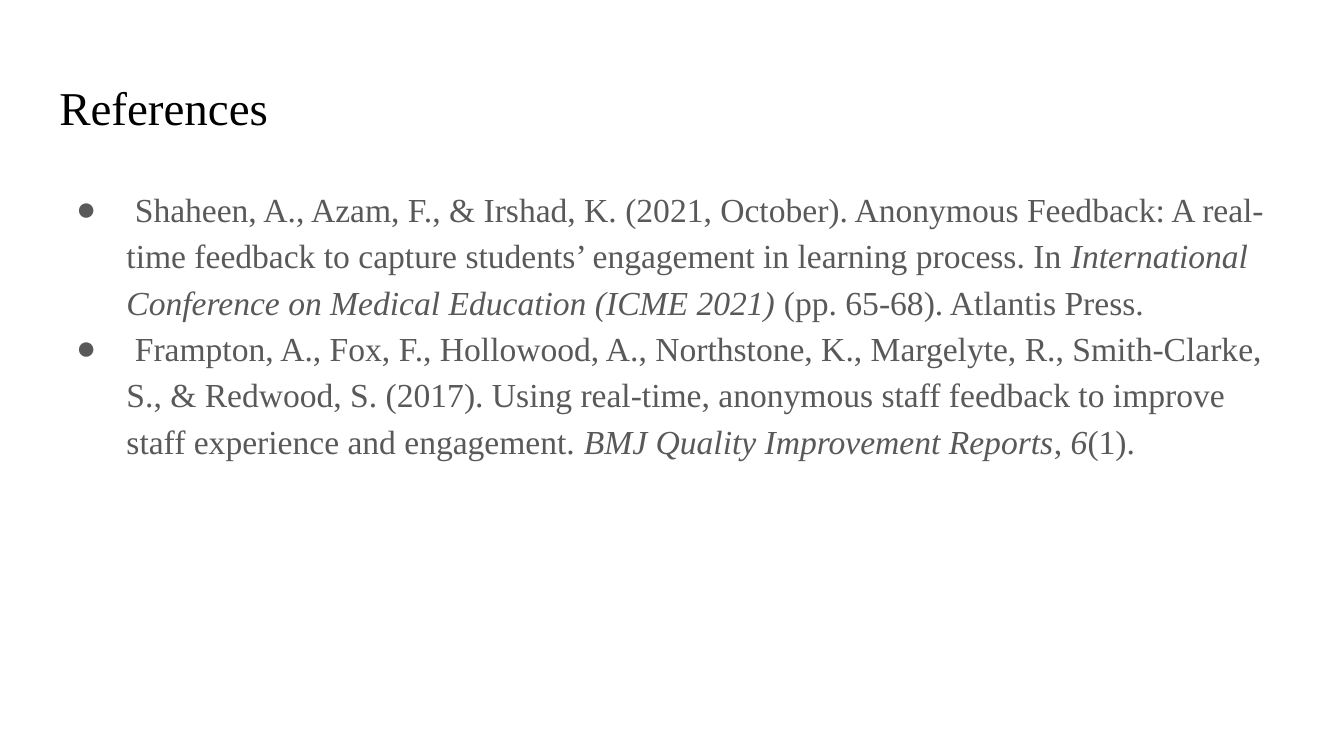
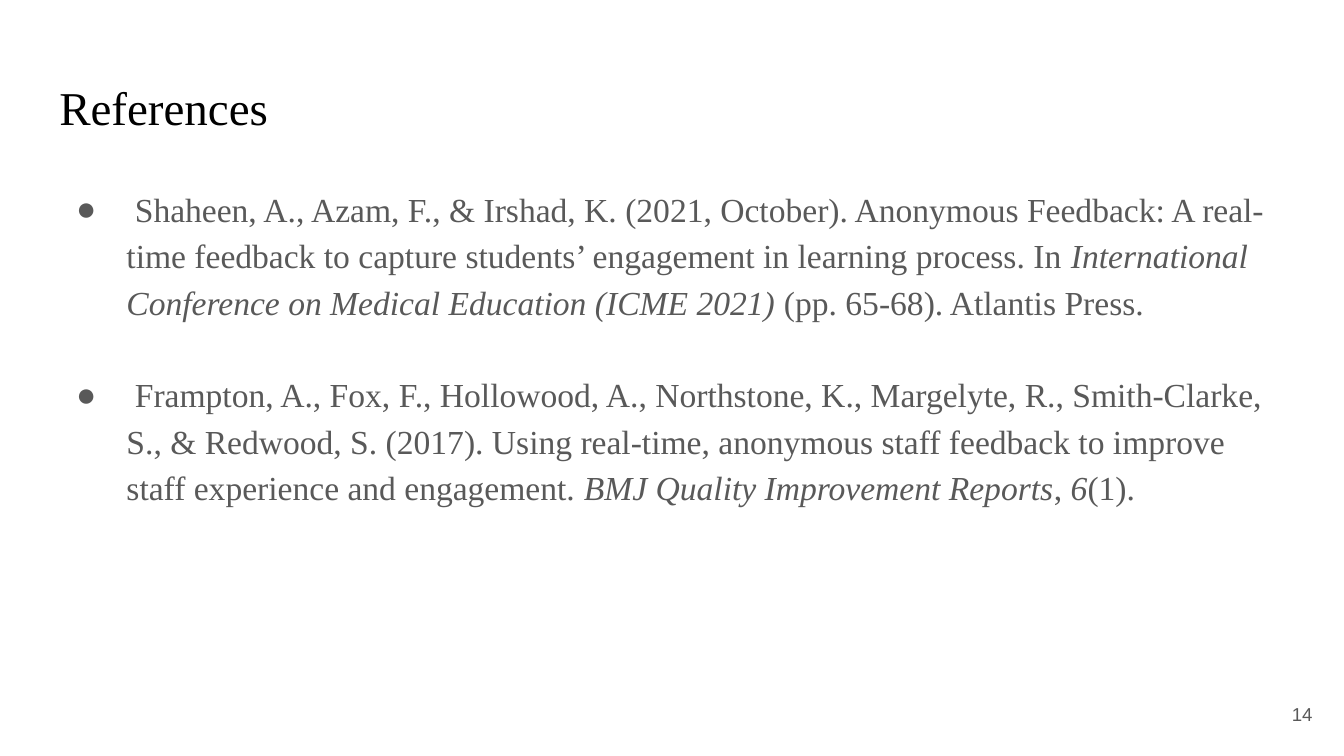
Before and after one commit to Lumineskz/AnonFeedbackWall, a slide deck: slide 14 of Presentations/Proposal Format.pptx (slide 15 before the commit). Drawn at 1344x756 pixels with LibreOffice and Linux fonts; fonts in the diff are those of the drawing. Boxes give left, top, right and bottom in pixels: in the first picture for what was removed or moved away, otherwise in the second. Text is boxed around its words. In the diff, an @@ line names an element or a change of style, - is before the commit and + after.

```diff
--- a/Presentations/Proposal Format.pptx
+++ b/Presentations/Proposal Format.pptx
@@ text "Shaheen, A., Azam, F., & ..." rewrapped from bbox=[126, 198, 1263, 460] to bbox=[126, 198, 1263, 507] @@
@@ page number added at bbox=[1292, 708, 1313, 721], 10 pt, text #595959 @@
+14
```
Also in this commit, not shown: 14 other slides changed, 1 slide removed, 1 other file.
